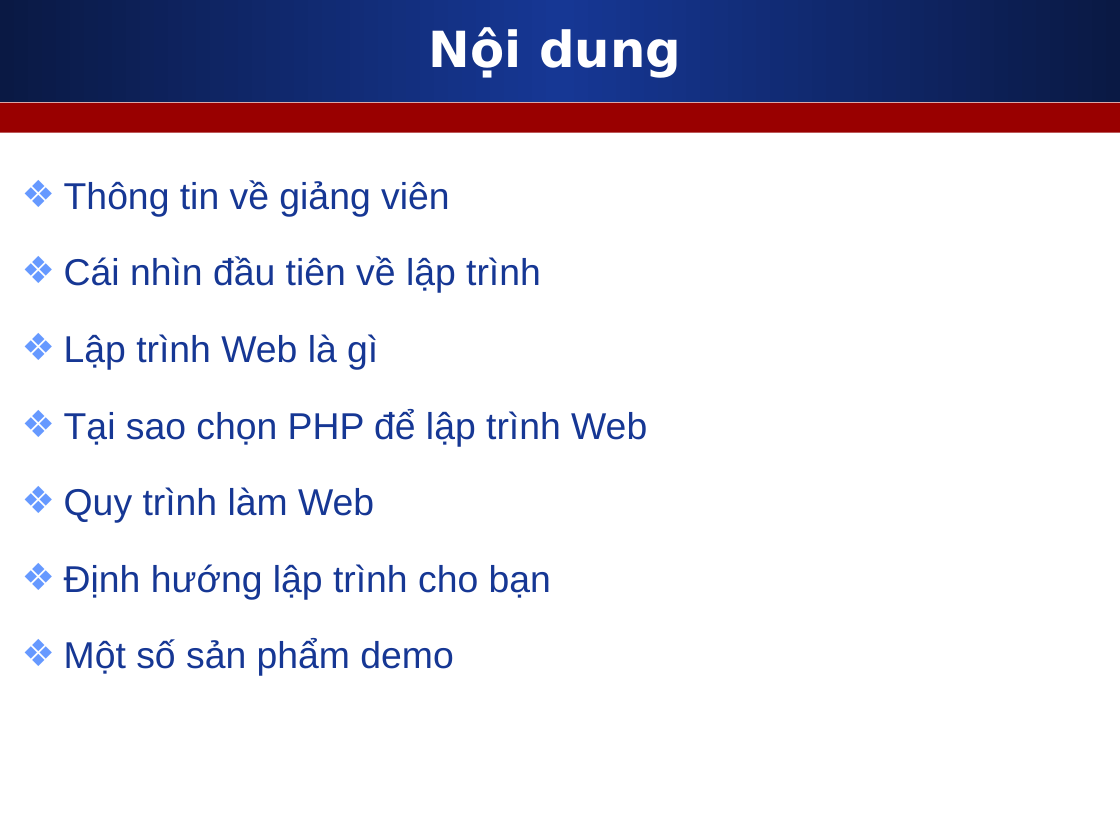
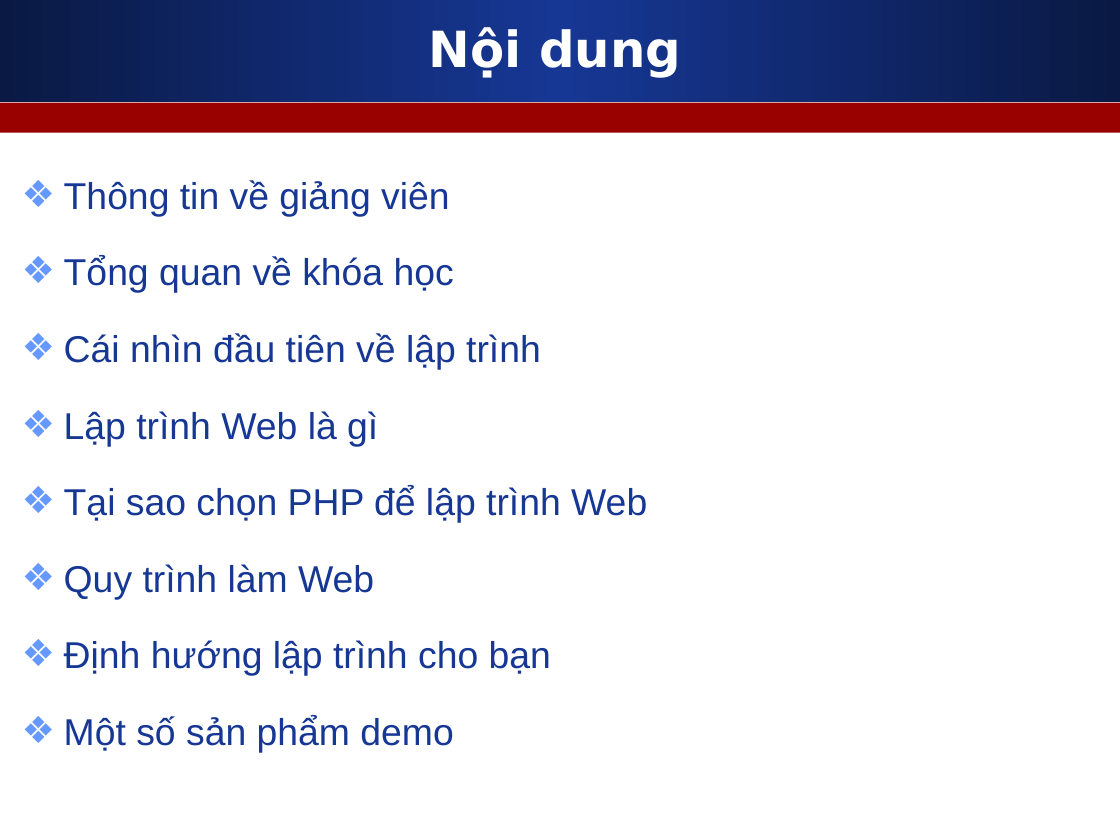
Before and after one commit to Tuhyle/phpdevpro_43, a slide deck: slide 2 of Day01_HTML/Slides/1_Gioi_thieu_khoa_hoc.ppt. Drawn at 1120x840 pixels with LibreOffice and Linux fonts; fonts in the diff are those of the drawing. Boxes give left, top, right and bottom in pixels: in the first picture for what was removed or moved away, otherwise in the second. Text is boxed around its words. In the diff, an @@ line names an element or a change of style, - is before the commit and + after.

```diff
--- a/Day01_HTML/Slides/1_Gioi_thieu_khoa_hoc.ppt
+++ b/Day01_HTML/Slides/1_Gioi_thieu_khoa_hoc.ppt
@@ text at (64,256,454,293): paragraph added @@
+❖ Tổng quan về khóa học
```
Also in this commit, not shown: 1 slide added.
